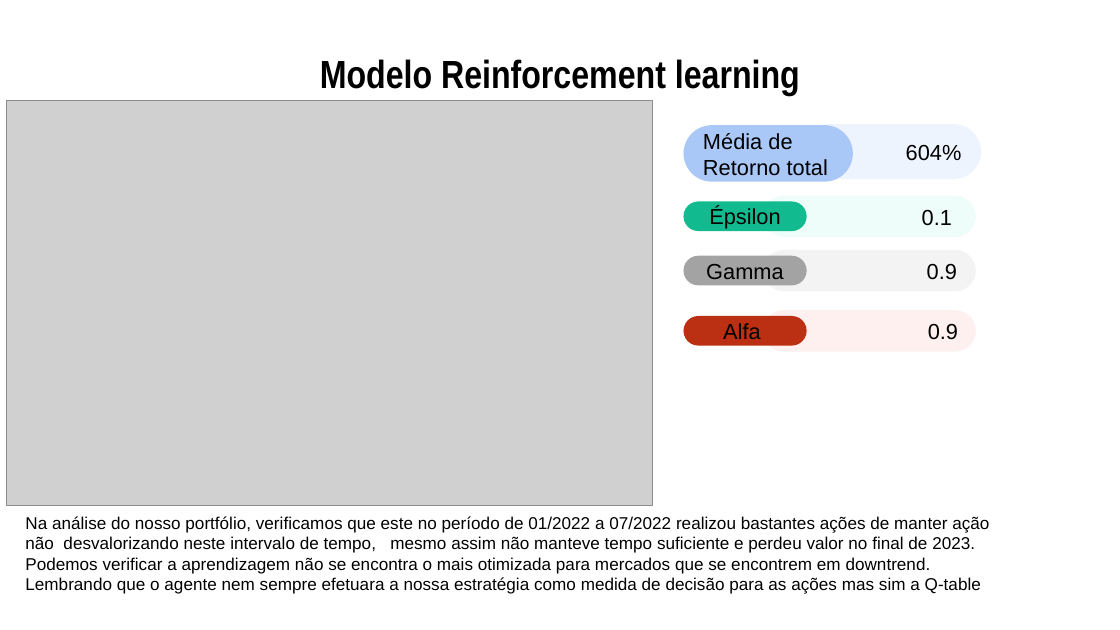
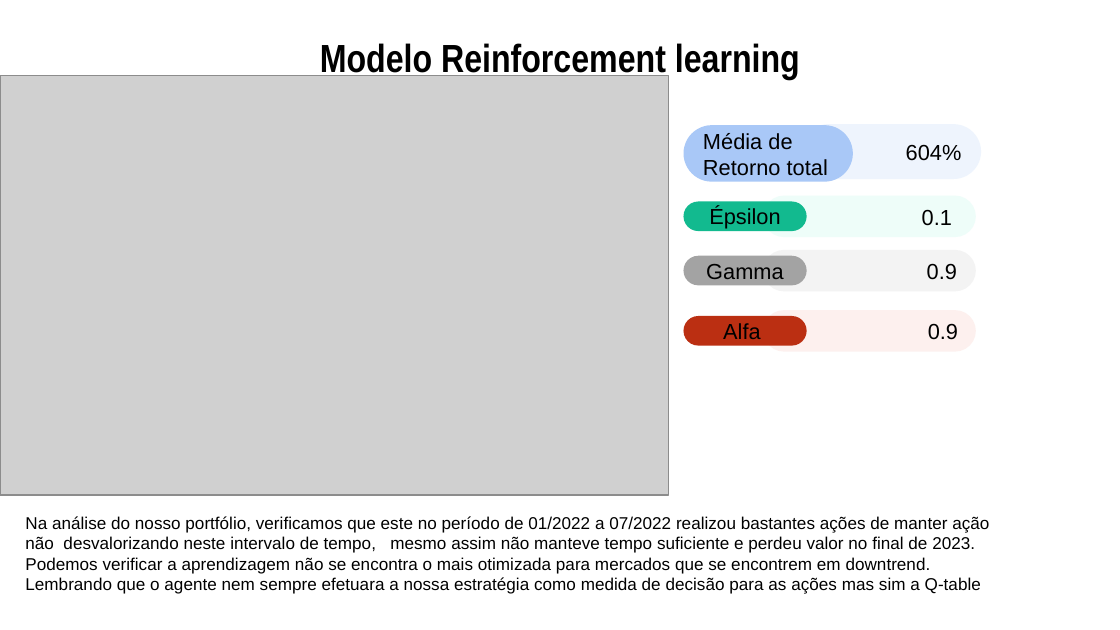
Before and after one commit to Groze2001/MCD, a slide deck: slide 7 of Otimizaçao_de_dados_para_bussiness_analytics/Machine Learning Infographics by Slidesgo.pptx (slide 6 before the commit). Drawn at 1120x630 pixels with LibreOffice and Linux fonts; fonts in the diff are those of the drawing; grey boxes stand for pictures. Boxes give left, top, right and bottom in pixels: in the first picture for what was removed or moved away, otherwise in the second. Text is boxed around its words. In the diff, an @@ line names an element or a change of style, - is before the commit and + after.

```diff
--- a/Otimizaçao_de_dados_para_bussiness_analytics/Machine Learning Infographics by Slidesgo.pptx
+++ b/Otimizaçao_de_dados_para_bussiness_analytics/Machine Learning Infographics by Slidesgo.pptx
@@ title "Modelo Reinforcement learning" moved from (x1=320, y1=59, x2=800, y2=96) to (x1=320, y1=43, x2=800, y2=80) @@
@@ picture resized from (x1=7, y1=100, x2=652, y2=505) to (x1=0, y1=76, x2=669, y2=495) @@
```
Also in this commit, not shown: 3 other slides changed, 1 slide added, 5 other files.
